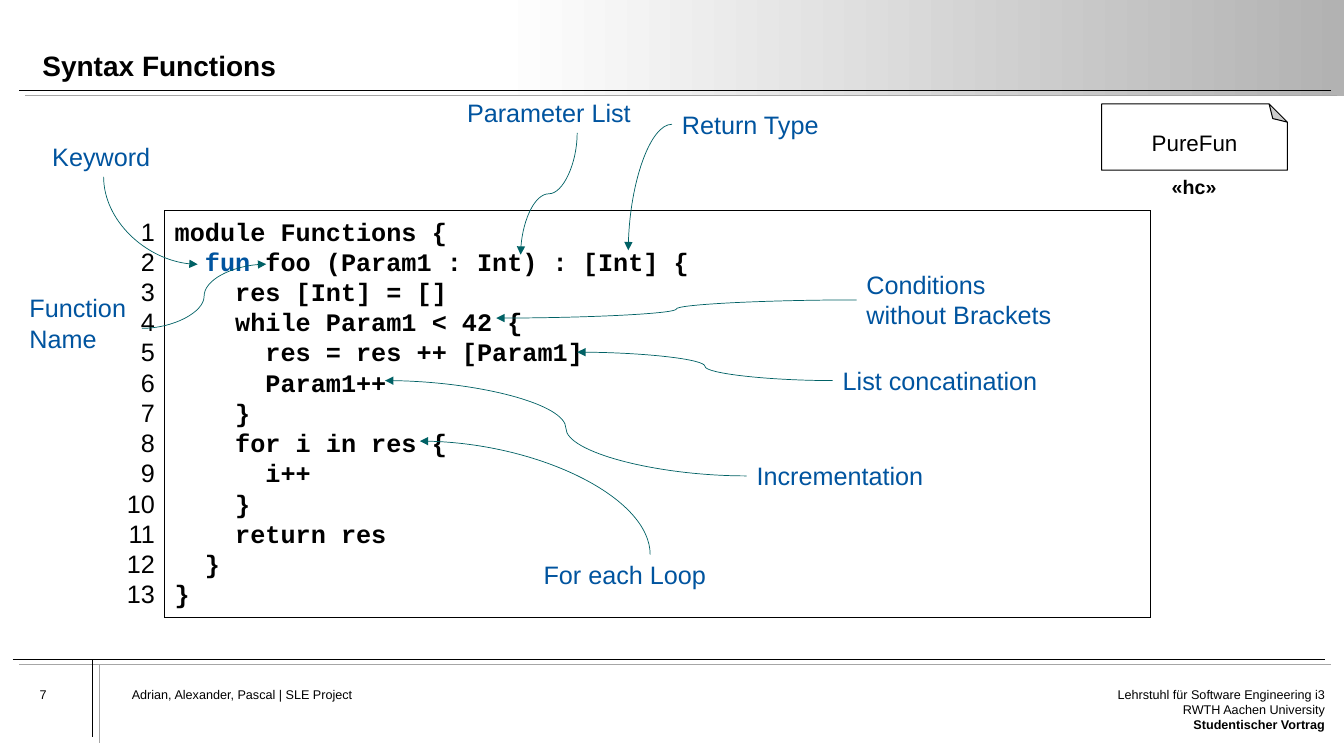
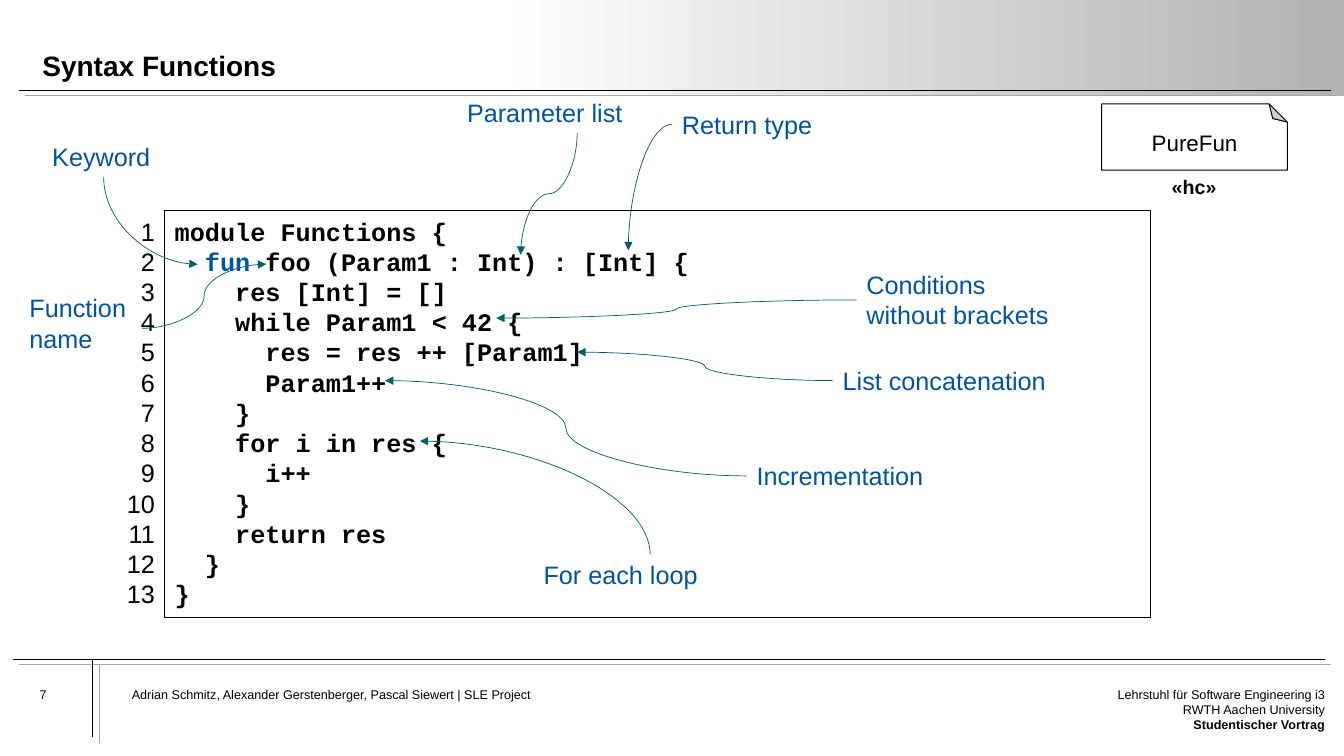
Before and after one commit to Atrisan/PureFun, a slide deck: slide 7 of Presentation/PureFun-Presentation.pptx. Drawn at 1344x756 pixels with LibreOffice and Linux fonts; fonts in the diff are those of the drawing. Boxes give left, top, right and bottom in pixels: in the first picture for what was removed or moved away, otherwise in the second. Text is boxed around its words. In the diff, an @@ line names an element or a change of style, - is before the commit and + after.

Commit message:
presentation and concat fix

```diff
--- a/Presentation/PureFun-Presentation.pptx
+++ b/Presentation/PureFun-Presentation.pptx
@@ text at <box>467,103,623,123</box>: text changed @@
-Parameter List
+Parameter list
@@ text at <box>682,116,812,139</box>: text changed @@
-Return Type
+Return type
@@ text at <box>29,298,126,349</box>: text changed @@
-Function Name
+Function name
@@ text at <box>866,275,1048,325</box>: text changed @@
-Conditions without Brackets
+Conditions without brackets
@@ text at <box>843,371,1046,391</box>: text changed @@
-List concatination
+List concatenation
@@ text at <box>544,565,698,590</box>: text changed @@
-For each Loop
+For each loop
@@ text at <box>132,690,531,702</box>: text changed @@
-Adrian, Alexander, Pascal | SLE Project
+Adrian Schmitz, Alexander Gerstenberger, Pascal Siewert | SLE Project
```
Also in this commit, not shown: 8 other slides changed, 2 other files.
